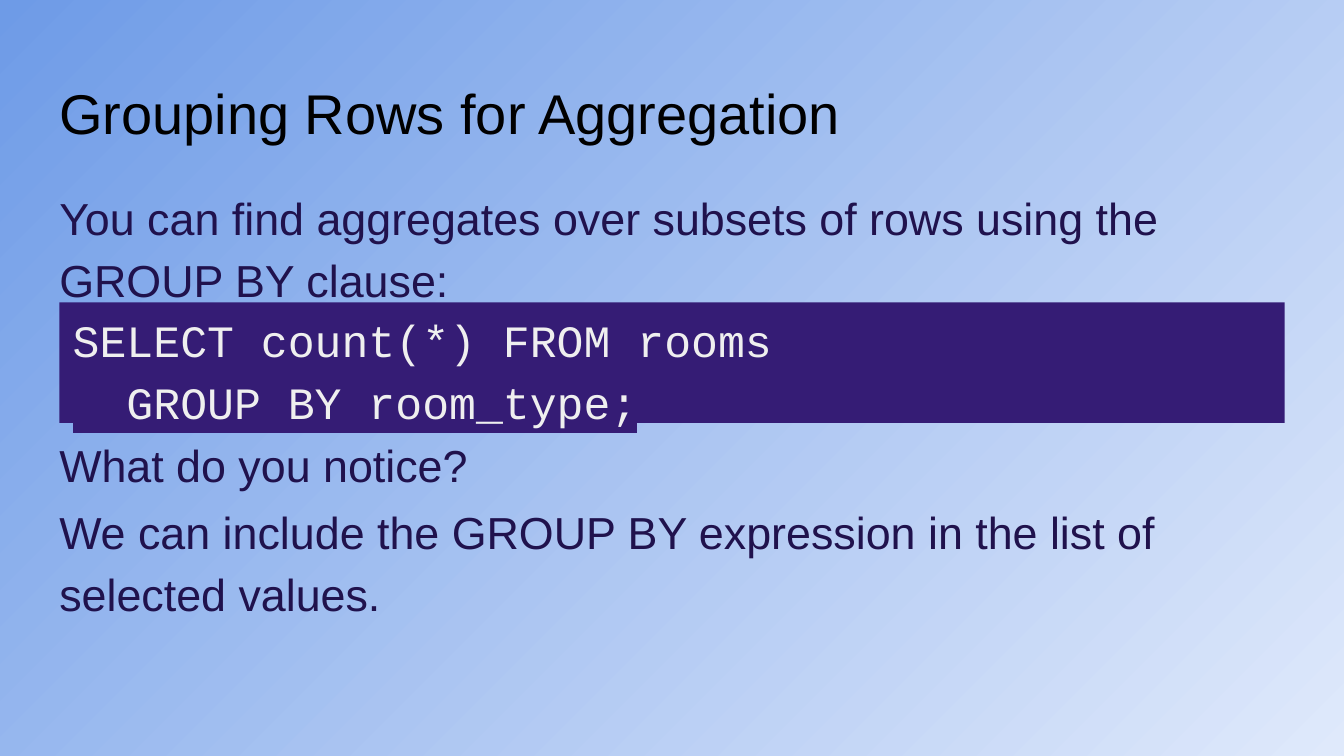
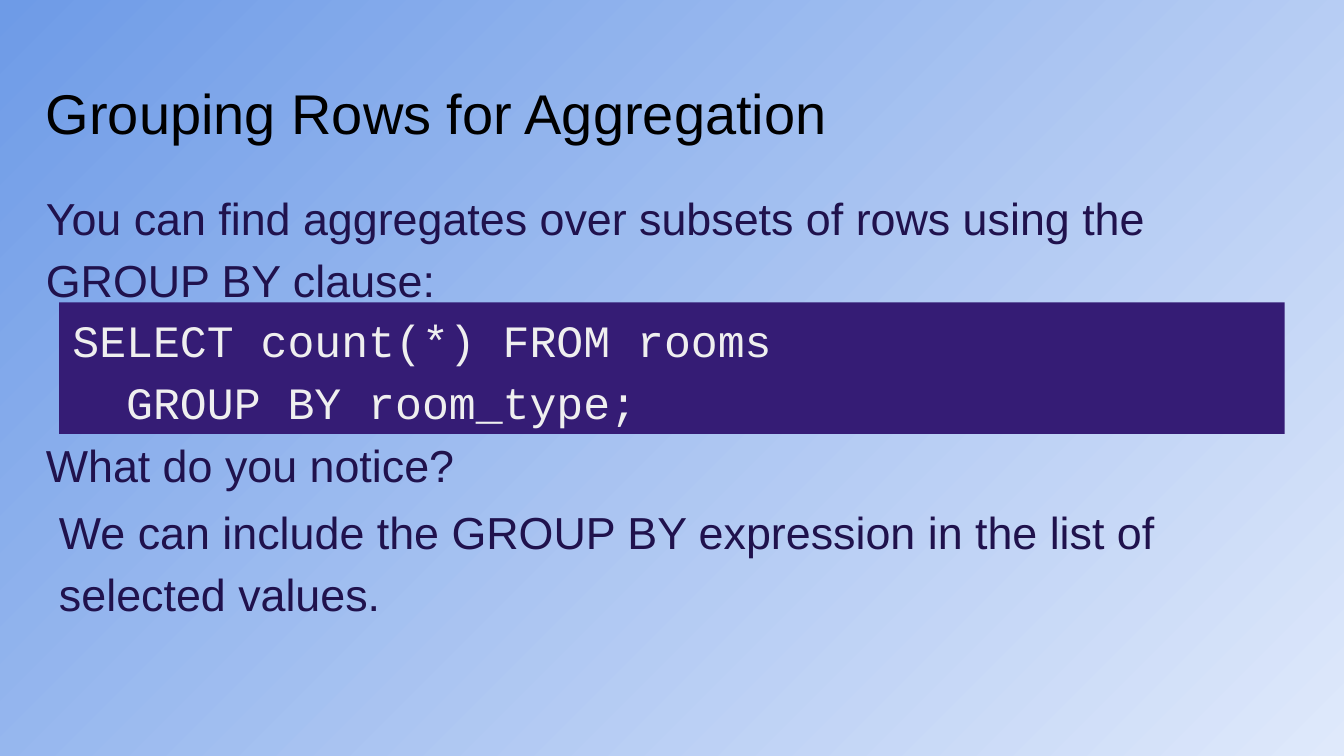
Before and after one commit to CodeYourFuture/syllabus, a slide deck: slide 7 of docs/db/db_b/week-2/CYF_DB_2.pptx. Drawn at 1344x756 pixels with LibreOffice and Linux fonts; fonts in the diff are those of the drawing. Boxes give left, top, right and bottom in pixels: in the first picture for what was removed or moved away, otherwise in the second. Text is boxed around its words. In the diff, an @@ line names an element or a change of style, - is before the commit and + after.

```diff
--- a/docs/db/db_b/week-2/CYF_DB_2.pptx
+++ b/docs/db/db_b/week-2/CYF_DB_2.pptx
@@ title "Grouping Rows for Aggregation" moved from (x1=59, y1=93, x2=840, y2=144) to (x1=46, y1=93, x2=827, y2=144) @@
@@ text "You can find aggregates over ..." moved from (x1=59, y1=202, x2=1158, y2=491) to (x1=46, y1=202, x2=1144, y2=491) @@
@@ rectangle "SELECT count(*) FROM rooms" resized from (x1=59, y1=302, x2=1285, y2=423) to (x1=59, y1=302, x2=1285, y2=434) @@
@@ rectangle "SELECT count(*) FROM rooms" at (x1=59, y1=302, x2=1285, y2=434): highlight #351C75 to none @@
```
Also in this commit, not shown: 23 other slides changed, 4 slides added, 2 other files.
